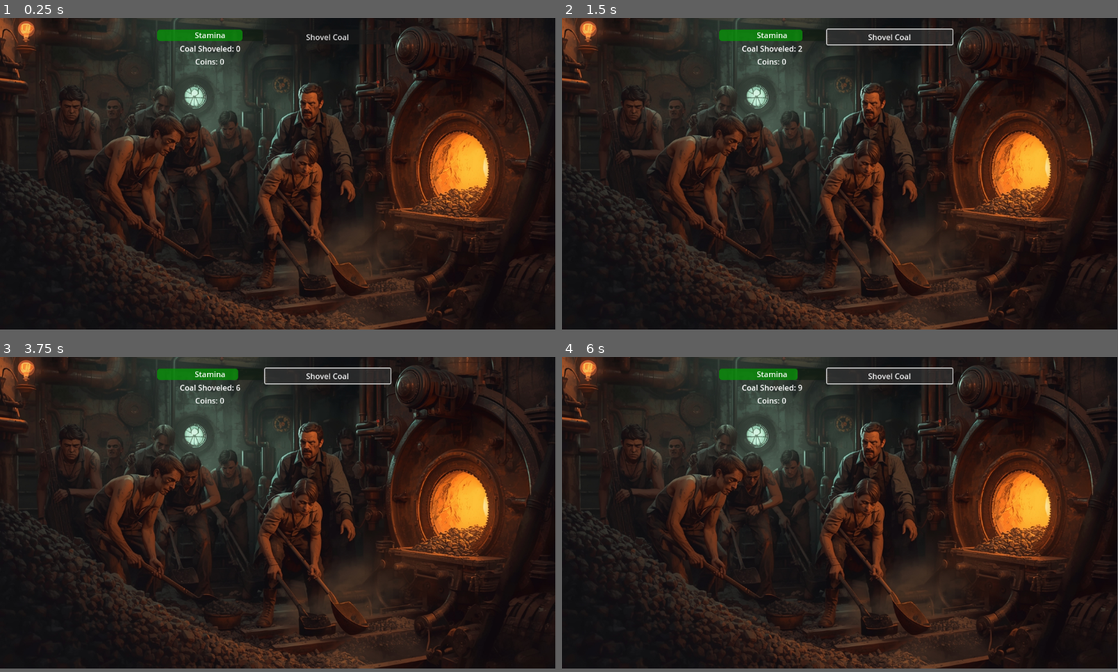
Above: before the commit, frames 1-4 (two rows, left to right).
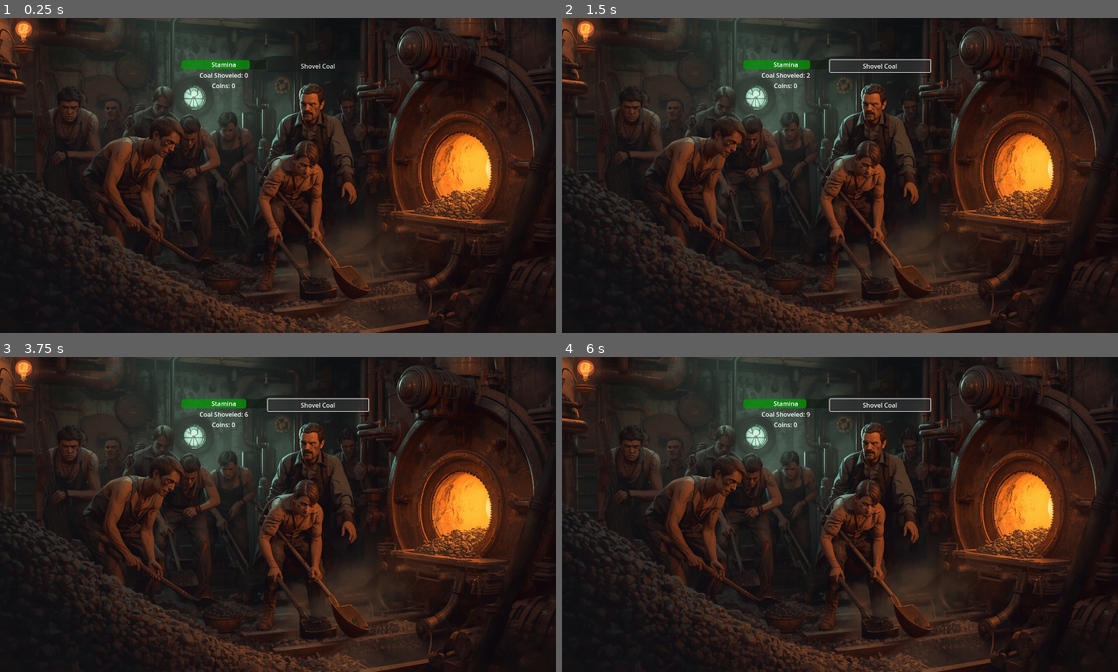
Above: after the commit, the same moments.

Repository: noahval/GoA
Game: Godot game, scene res://level1/furnace.tscn
Two runs of this game, one before a commit and one after it. Both use one fixed random seed, a clock stepped at 60 frames per second and the inputs below.
Inputs:
- Up to frame 1 (0.25 s): no input
- Up to frame 2 (1.5 s): click "Shovel Coal" at 0.5 s; click "Shovel Coal" at 1.25 s
- Up to frame 3 (3.75 s): click "Shovel Coal" at 2 s; tap Enter at 2.75 s; tap Space at 3.5 s
- Up to frame 4 (6 s): tap Enter at 4.25, 5.75 s; tap Space at 5 s
In our replay, the window is 799x449 before the commit and 800x454 after it. These sizes can differ from the game's own. Grey fills any space a smaller window leaves; there, only what the larger window draws over its background counts as a difference.

The runs differ from the first frame. In frame 1, 11% of the frame differs, in the area x 0-100%, y 0-100%; in frame 2, 12%; in frame 3, 12%; in frame 4, 12%.

Commit message:
Add mobile-friendly button scaling for portrait mode
- Implement apply_mobile_scaling() function across all level1 scenes
- Detect portrait mode (viewport height > width) and scale buttons
- Set button minimum height to 60px and font size to 24px for mobile
- Apply scaling to dream, furnace, secret passage, shop, workshop, and train heart screens
- Update viewport dimensions in project settings (1438x817)
- Update Claude settings permissions for git operations

🤖 Generated with [Claude Code](https://claude.com/claude-code)

Co-Authored-By: Claude <noreply@anthropic.com>

Diff:
--- a/level1/dream.gd
+++ b/level1/dream.gd
@@ -5,6 +5,19 @@
 
 func _ready():
 	update_stamina_bar()
+	apply_mobile_scaling()
+
+func apply_mobile_scaling():
+	var viewport_size = get_viewport().get_visible_rect().size
+	# Check if in portrait mode (taller than wide)
+	if viewport_size.y > viewport_size.x:
+		# Scale up buttons for mobile
+		var buttons = $HBoxContainer/RightVBox.get_children()
+		for button in buttons:
+			if button is Button:
+				button.custom_minimum_size = Vector2(0, 60)
+				if button.get("theme_override_font_sizes/font_size") == null:
+					button.add_theme_font_size_override("font_size", 24)
 
 func _process(delta):
 	# Increase stamina by 1 every second
--- a/level1/furnace.gd
+++ b/level1/furnace.gd
@@ -10,6 +10,19 @@
 	coal_label.text = "Coal Shoveled: " + str(Level1Vars.coal)
 	coins_label.text = "Coins: " + str(int(Level1Vars.coins))
 	update_stamina_bar()
+	apply_mobile_scaling()
+
+func apply_mobile_scaling():
+	var viewport_size = get_viewport().get_visible_rect().size
+	# Check if in portrait mode (taller than wide)
+	if viewport_size.y > viewport_size.x:
+		# Scale up buttons for mobile
+		var buttons = $HBoxContainer/RightVBox.get_children()
+		for button in buttons:
+			if button is Button:
+				button.custom_minimum_size = Vector2(0, 60)
+				if button.get("theme_override_font_sizes/font_size") == null:
+					button.add_theme_font_size_override("font_size", 24)
 
 func _process(delta):
 	if Level1Vars.auto_shovel_lvl > 0:
--- a/level1/secret_passage_entrance.gd
+++ b/level1/secret_passage_entrance.gd
@@ -6,6 +6,19 @@
 func _ready():
 	break_time = Level1Vars.break_time_remaining
 	max_break_time = break_time
+	apply_mobile_scaling()
+
+func apply_mobile_scaling():
+	var viewport_size = get_viewport().get_visible_rect().size
+	# Check if in portrait mode (taller than wide)
+	if viewport_size.y > viewport_size.x:
+		# Scale up buttons for mobile
+		var buttons = $VBoxContainer.get_children()
+		for button in buttons:
+			if button is Button:
+				button.custom_minimum_size = Vector2(0, 60)
+				if button.get("theme_override_font_sizes/font_size") == null:
+					button.add_theme_font_size_override("font_size", 24)
 
 func _process(delta):
 	break_time -= delta
--- a/level1/secret_passage_puzzle.gd
+++ b/level1/secret_passage_puzzle.gd
@@ -21,6 +21,19 @@
 	max_break_time = break_time
 	setup_puzzle()
 	update_place_pipe_button()
+	apply_mobile_scaling()
+
+func apply_mobile_scaling():
+	var viewport_size = get_viewport().get_visible_rect().size
+	# Check if in portrait mode (taller than wide)
+	if viewport_size.y > viewport_size.x:
+		# Scale up buttons for mobile
+		var buttons = $VBoxContainer.get_children()
+		for button in buttons:
+			if button is Button:
+				button.custom_minimum_size = Vector2(0, 60)
+				if button.get("theme_override_font_sizes/font_size") == null:
+					button.add_theme_font_size_override("font_size", 24)
 
 func _process(delta):
 	break_time -= delta
--- a/level1/shop.gd
+++ b/level1/shop.gd
@@ -10,6 +10,19 @@
 		break_time = Level1Vars.starting_break_time + Level1Vars.overseer_lvl
 	max_break_time = break_time
 	update_labels()
+	apply_mobile_scaling()
+
+func apply_mobile_scaling():
+	var viewport_size = get_viewport().get_visible_rect().size
+	# Check if in portrait mode (taller than wide)
+	if viewport_size.y > viewport_size.x:
+		# Scale up buttons for mobile
+		var buttons = $HBoxContainer/RightVBox.get_children()
+		for button in buttons:
+			if button is Button:
+				button.custom_minimum_size = Vector2(0, 60)
+				if button.get("theme_override_font_sizes/font_size") == null:
+					button.add_theme_font_size_override("font_size", 24)
 
 func _process(delta):
 	break_time -= delta
--- a/level1/train_heart.gd
+++ b/level1/train_heart.gd
@@ -1,7 +1,24 @@
 extends Control
 
 func _ready():
-	pass
+	apply_mobile_scaling()
+
+func apply_mobile_scaling():
+	var viewport_size = get_viewport().get_visible_rect().size
+	# Check if in portrait mode (taller than wide)
+	if viewport_size.y > viewport_size.x:
+		# Scale up buttons for mobile - check for buttons in the scene
+		for child in get_children():
+			if child is Button:
+				child.custom_minimum_size = Vector2(0, 60)
+				if child.get("theme_override_font_sizes/font_size") == null:
+					child.add_theme_font_size_override("font_size", 24)
+			elif child is VBoxContainer or child is HBoxContainer:
+				for button in child.get_children():
+					if button is Button:
+						button.custom_minimum_size = Vector2(0, 60)
+						if button.get("theme_override_font_sizes/font_size") == null:
+							button.add_theme_font_size_override("font_size", 24)
 
 func _on_back_button_pressed():
 	get_tree().change_scene_to_file("res://level1/secret_passage_entrance.tscn")
--- a/level1/workshop.gd
+++ b/level1/workshop.gd
@@ -10,6 +10,19 @@
 		break_time = 56.0 + Level1Vars.overseer_lvl
 	max_break_time = break_time
 	update_labels()
+	apply_mobile_scaling()
+
+func apply_mobile_scaling():
+	var viewport_size = get_viewport().get_visible_rect().size
+	# Check if in portrait mode (taller than wide)
+	if viewport_size.y > viewport_size.x:
+		# Scale up buttons for mobile
+		var buttons = $HBoxContainer/RightColumn.get_children()
+		for button in buttons:
+			if button is Button:
+				button.custom_minimum_size = Vector2(0, 60)
+				if button.get("theme_override_font_sizes/font_size") == null:
+					button.add_theme_font_size_override("font_size", 24)
 
 func _process(delta):
 	break_time -= delta
--- a/project.godot
+++ b/project.godot
@@ -20,6 +20,11 @@
 Global="*res://global.gd"
 Level1Vars="*res://level1/level_1_vars.gd"
 
+[display]
+
+window/size/viewport_width=1438
+window/size/viewport_height=817
+
 [rendering]
 
 renderer/rendering_method="gl_compatibility"
Not shown, changed: .claude/settings.local.json
